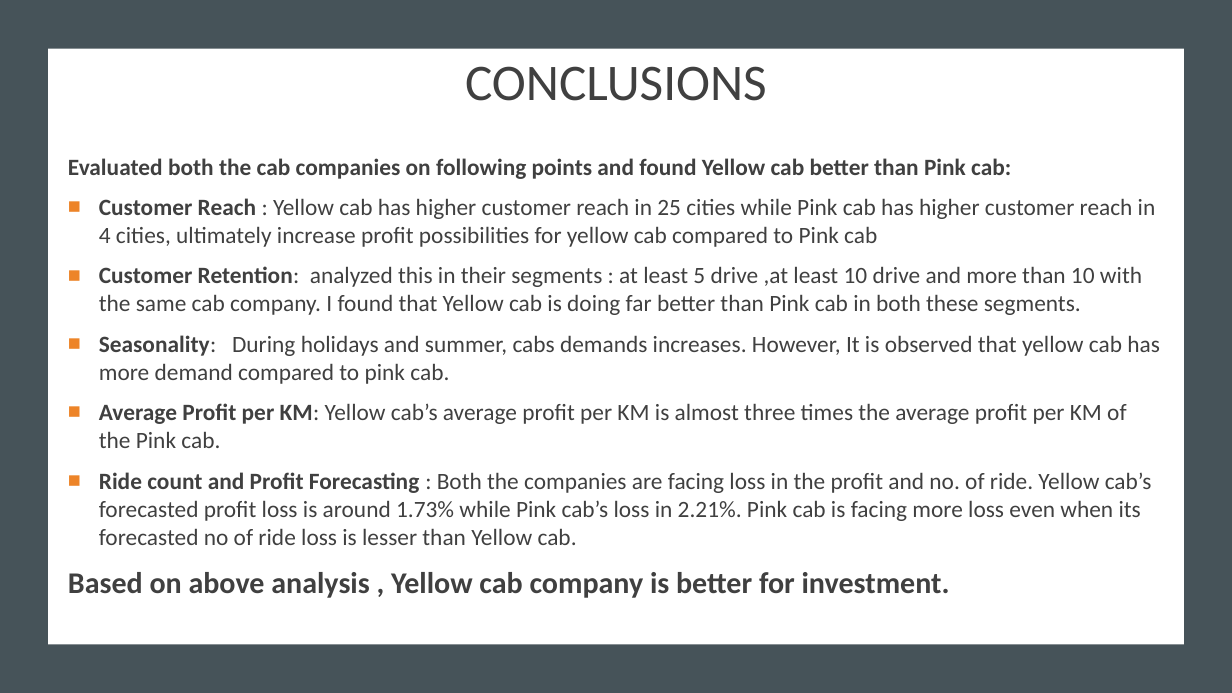
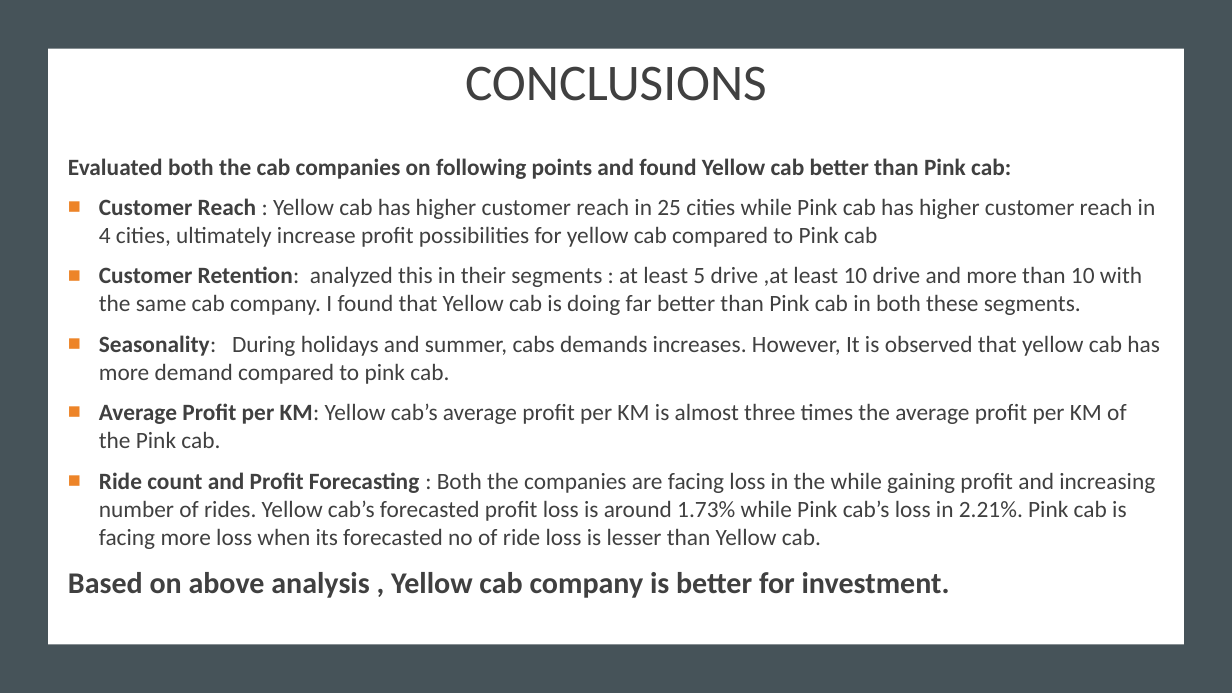
Before and after one commit to DataGlacier/VC, a slide deck: slide 14 of scripts/week3/Cab Investment Analysis.pptx. Drawn at 1232x693 pixels with LibreOffice and Linux fonts; fonts in the diff are those of the drawing. Boxes give left, top, right and bottom in pixels: in the first picture for what was removed or moved away, otherwise in the second. Text is boxed around its words. In the diff, an @@ line names an element or a change of style, - is before the commit and + after.

```diff
--- a/scripts/week3/Cab Investment Analysis.pptx
+++ b/scripts/week3/Cab Investment Analysis.pptx
@@ text at (99, 472, 1155, 549): text changed @@
-■ Ride count and Profit Forecasting : Both the companies are facing loss in the profit and no. of ride. Yellow cab’s forecasted profit loss is around 1.73% while Pink cab’s loss in 2.21%. Pink cab is facing more loss even when its forecasted no of ride loss is lesser than Yellow cab.
+■ Ride count and Profit Forecasting : Both the companies are facing loss in the while gaining profit and increasing number of rides. Yellow cab’s forecasted profit loss is around 1.73% while Pink cab’s loss in 2.21%. Pink cab is facing more loss when its forecasted no of ride loss is lesser than Yellow cab.
```
Also in this commit, not shown: 1 other slide changed, 5 other files.
